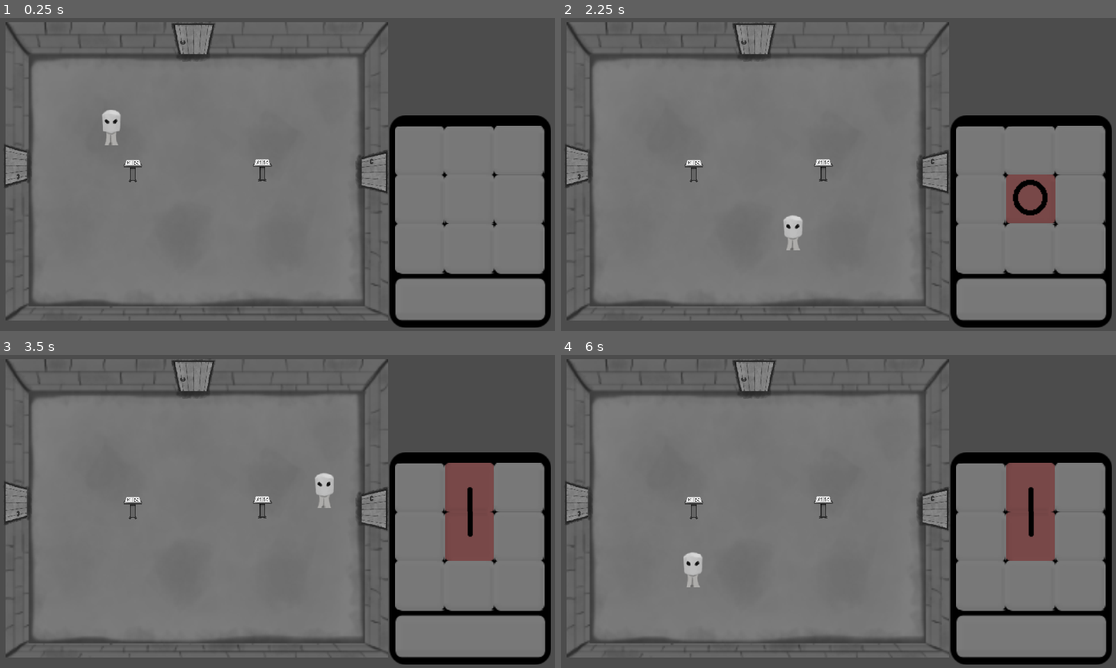
Above: before the commit, frames 1-4 (two rows, left to right).
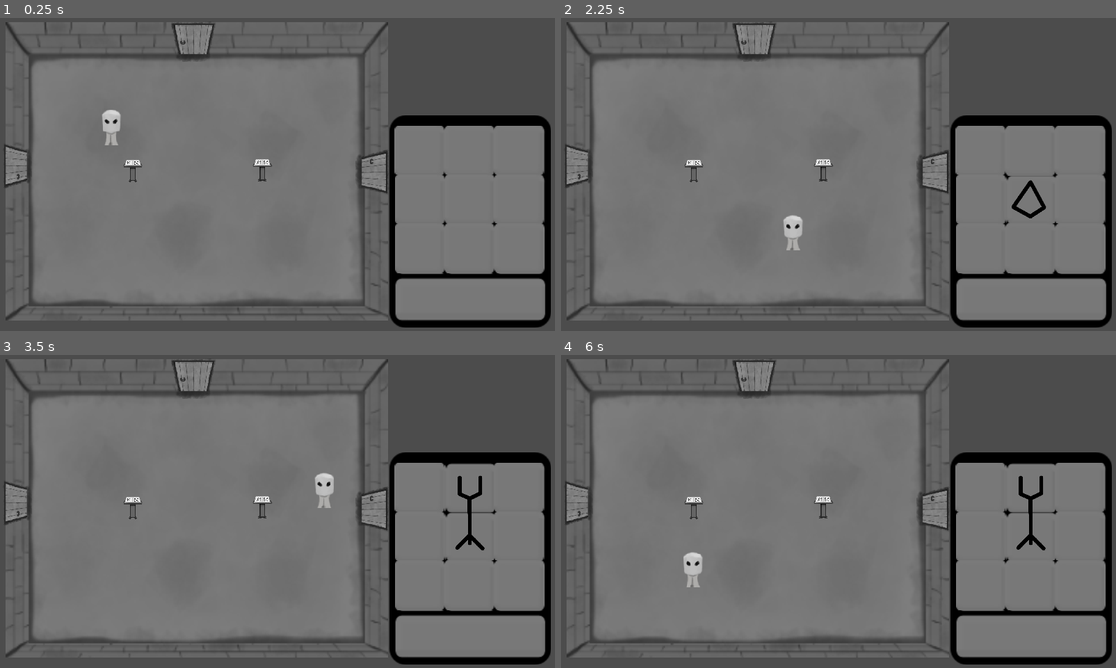
Above: after the commit, the same moments.

Repository: m-at-FNSPE/fitgamejam-team10
Game: Godot game, scene res://Game.tscn
Same seed, same stepped clock (60 frames per second), same inputs: the game is played once before the commit and once after it.
Inputs:
- Up to frame 1 (0.25 s): no input
- Up to frame 2 (2.25 s): tap Enter at 0.5 s; hold D (movement_right) 0.53-1.28 s; tap M (rune_bottom_mid) at 0.6 s; hold S (movement_down) 1.28-2.03 s; tap Space (rune_confirm) at 1.35 s; hold D (movement_right) from 2.03 s (still down); tap J (rune_mid_mid) at 2.1 s
- Up to frame 3 (3.5 s): release D (movement_right) at 2.78 s; hold W (movement_up) from 2.78 s (still down); tap U (rune_top_mid) at 2.85 s
- Up to frame 4 (6 s): release W (movement_up) at 3.53 s; hold A (movement_left) 3.53-5.03 s; tap one key every 0.75 s from 3.6 s: M (rune_bottom_mid) Space (rune_confirm) J (rune_mid_mid) U (rune_top_mid); hold S (movement_down) 5.03-5.78 s; hold D (movement_right) from 5.78 s (still down)

The runs differ from the first frame. In frame 1, 0.1% of the frame differs, in the area x 71-98%, y 34-82%; in frame 2, 1.4%; in frame 3, 2.7%; in frame 4, 2.7%.

Commit message:
Updated rune with the new sprites

Diff:
--- a/RuneTablet/RuneTablet.gd
+++ b/RuneTablet/RuneTablet.gd
@@ -47,20 +47,60 @@
 
 
 func initialize_textures():
+	textures["default"]  = preload("res://RuneTablet/Tile.png")
+
+	# Replace this? Deprecated for now
 	textures["top_left_x"] = preload("res://RuneTablet/top_left_x.png")
 	textures["mid_x"]  = preload("res://RuneTablet/x_mid.png")
-	textures["default"]  = preload("res://RuneTablet/Tile.png")
+
+
+
+
+	textures["circle_corner"]  = preload("res://Assets/Runes/ZERO_NW.png")
+	textures["circle_top"]  = preload("res://Assets/Runes/ZERO_N.png")
+	textures["circle_side"] = preload("res://Assets/Runes/ZERO_W.png")
+
+
+	# DEPRECATED (Didnt have time to check)
 	textures["default_circle"]  = preload("res://RuneTablet/circle.png")
-	textures["circle_corner"]  = preload("res://RuneTablet/circle_big_tl_corner.png")
-	textures["circle_top"]  = preload("res://RuneTablet/circle_big_top.png")
 	textures["default_corner"]  = preload("res://RuneTablet/default_corner.png")
 	textures["default_side"]  = preload("res://RuneTablet/default_side.png")
 	textures["default_top"]  = preload("res://RuneTablet/default_top.png")
-
 	textures["default_1_texture"]  = preload("res://RuneTablet/1_neighbor.png")
 	textures["default_3_texture"]  = preload("res://RuneTablet/3_neighbor.png")
 	textures["default_4_texture"]  = preload("res://RuneTablet/4_neighbor.png")
 	textures["default_side_texture"]  = preload("res://RuneTablet/side.png")
+
+	# USED FOR PROC GEN
+	textures["4_1"] = preload("res://Assets/Runes/RuneFourSides01.png")
+	textures["4_2"] = preload("res://Assets/Runes/RuneFourSides02.png")
+	textures["4_3"] = preload("res://Assets/Runes/RuneFourSides03.png")
+	textures["4_4"] = preload("res://Assets/Runes/RuneFourSides04.png")
+
+	textures["1_1"] = preload("res://Assets/Runes/RuneHalf01.png")
+	textures["1_2"] = preload("res://Assets/Runes/RuneHalf02.png")
+	textures["1_3"] = preload("res://Assets/Runes/RuneHalf03.png")
+
+	textures["0_1"] = preload("res://Assets/Runes/RuneSolo01.png")
+	textures["0_2"] = preload("res://Assets/Runes/RuneSolo02.png")
+	textures["0_3"] = preload("res://Assets/Runes/RuneSolo03.png")
+
+	textures["3_1"] = preload("res://Assets/Runes/RuneThreeSides01.png")
+	textures["3_2"] = preload("res://Assets/Runes/RuneThreeSides02.png")
+	textures["3_3"] = preload("res://Assets/Runes/RuneThreeSides03.png")
+	textures["3_4"] = preload("res://Assets/Runes/RuneThreeSides04.png")
+	textures["3_5"] = preload("res://Assets/Runes/RuneThreeSides05.png")
+
+	textures["straight_1"] = preload("res://Assets/Runes/RuneTop-Down01.png")
+	textures["straight_2"] = preload("res://Assets/Runes/RuneTop-Down02.png")
+	textures["straight_3"] = preload("res://Assets/Runes/RuneTop-Down03.png")
+	textures["straight_4"] = preload("res://Assets/Runes/RuneTop-Down04.png")
+
+	textures["2_1"] = preload("res://Assets/Runes/RuneTwoSides01.png")
+	textures["2_2"] = preload("res://Assets/Runes/RuneTwoSides02.png")
+	textures["2_3"] = preload("res://Assets/Runes/RuneTwoSides03.png")
+	textures["2_4"] = preload("res://Assets/Runes/RuneTwoSides04.png")
+	textures["2_5"] = preload("res://Assets/Runes/RuneTwoSides05.png")
 
 func _unhandled_input(_event):
 	for i in range(9):
@@ -101,10 +141,10 @@
 	match rune_number():
 		0:
 			rune_empty()
-		0b101010101:
-			rune_x()
-		0b111101111:
-			rune_circle()
+		#0b101010101:
+		#	rune_x()
+		#0b111101111:
+		#	rune_circle()
 		_:
 			rune_default()
 
@@ -118,8 +158,12 @@
 
 func load_texture_to_a_tile(tile, texture: String, flip_v = false, flip_h = false, rotate_half_pi = false):
 	tile.set_texture(textures[texture])
-	tile.scale.x = (1 - int(flip_h)*2) * initial_scale.x
-	tile.scale.y = (1 - int(flip_v)*2) * initial_scale.y
+	var sizeto=Vector2(172,172)
+	var size=tile.texture.get_size()
+	var scale_factor=sizeto/size
+	tile.scale=scale_factor
+	tile.scale.x *= (1 - int(flip_h)*2)
+	tile.scale.y *= (1 - int(flip_v)*2)
 	tile.set_rotation(int(rotate_half_pi) * PI/2)
 
 func identical_corners(texture: String):
@@ -135,10 +179,10 @@
 func rune_circle():
 	identical_corners("circle_corner")
 
-	load_texture_to_a_tile(TM, "circle_top", false, false)
-	load_texture_to_a_tile(MR, "circle_top", false, false, true)
-	load_texture_to_a_tile(ML, "circle_top", true, false, true)
+	load_texture_to_a_tile(TM, "circle_top")
 	load_texture_to_a_tile(BM, "circle_top", true)
+	load_texture_to_a_tile(ML, "circle_side")
+	load_texture_to_a_tile(MR, "circle_side", false, true)
 
 func rune_empty():
 	for i in grid:
@@ -217,28 +261,28 @@
 
 
 func random_4_neighbors_texture():
-	var options = ["default_4_texture"]
+	var options = ["4_1", "4_2", "4_3", "4_4"]
 	return options[randi() % options.size()]
 
 
 func random_3_neighbors_texture():
-	var options = ["default_3_texture"]
+	var options = ["3_1", "3_2", "3_3", "3_4", "3_5"]
 	return options[randi() % options.size()]
 
 
 func random_corner_neighbors_texture():
-	var options = ["default_corner"]
+	var options = ["2_1", "2_2", "2_3", "2_4", "2_5"]
 	return options[randi() % options.size()]
 
 
 func random_straight_neighbors_texture():
-	var options = ["default_side"]
+	var options = ["straight_1", "straight_2", "straight_3", "straight_4"]
 	return options[randi() % options.size()]
 
 func random_1_texture():
-	var options = ["default_1_texture"]
+	var options = ["1_1", "1_2", "1_3"]
 	return options[randi() % options.size()]
 
 func no_neighbors_texture():
-	var options = ["default_circle"]
-	return options[randi() % options.size()]
+	var options = ["0_1", "0_2", "0_3"]
+	return options[randi() % options.size()]
